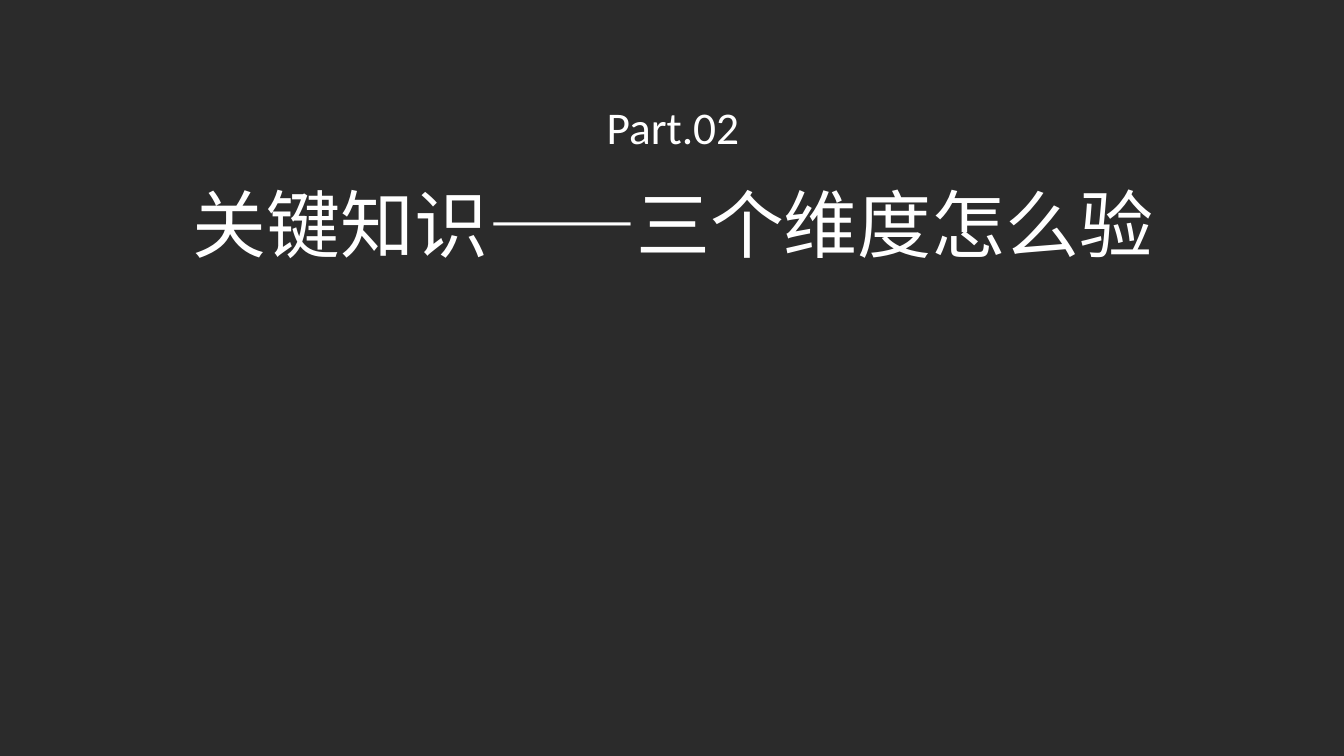
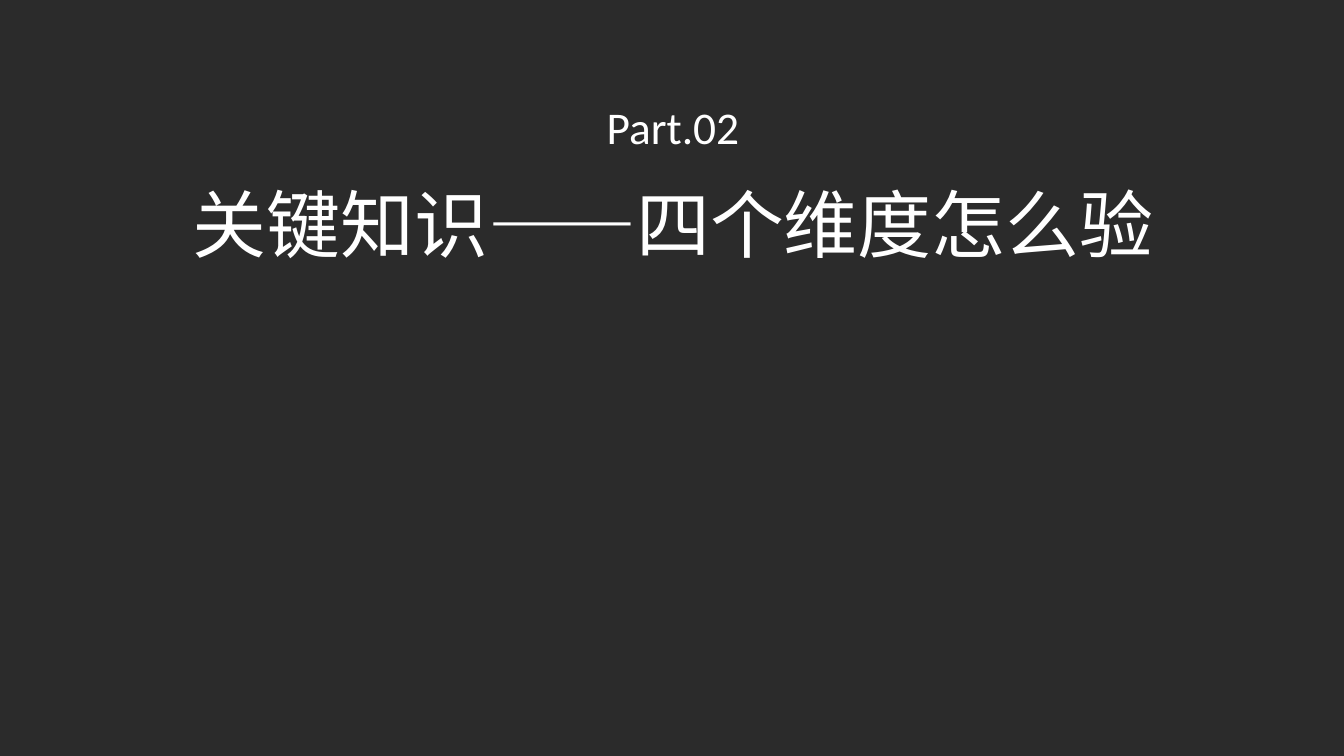
Before and after one commit to yiyimu-ruiruimu/security-assessment-platform, a slide deck: slide 6 of PPT/4.4 应用系统安全功能验证（学生版）.pptx. Drawn at 1344x756 pixels with LibreOffice and Linux fonts; fonts in the diff are those of the drawing; background and template pictures are left out; a plain dark background stands for a picture behind light text. Boxes give left, top, right and bottom in pixels: in the first picture for what was removed or moved away, otherwise in the second. Text is boxed around its words. In the diff, an @@ line names an element or a change of style, - is before the commit and + after.

```diff
--- a/PPT/4.4 应用系统安全功能验证（学生版）.pptx
+++ b/PPT/4.4 应用系统安全功能验证（学生版）.pptx
@@ text at [193, 189, 1154, 258]: text changed @@
-关键知识——三个维度怎么验
+关键知识——四个维度怎么验
```
Also in this commit, not shown: 9 other slides changed, 5 slides removed, 17 other files.
